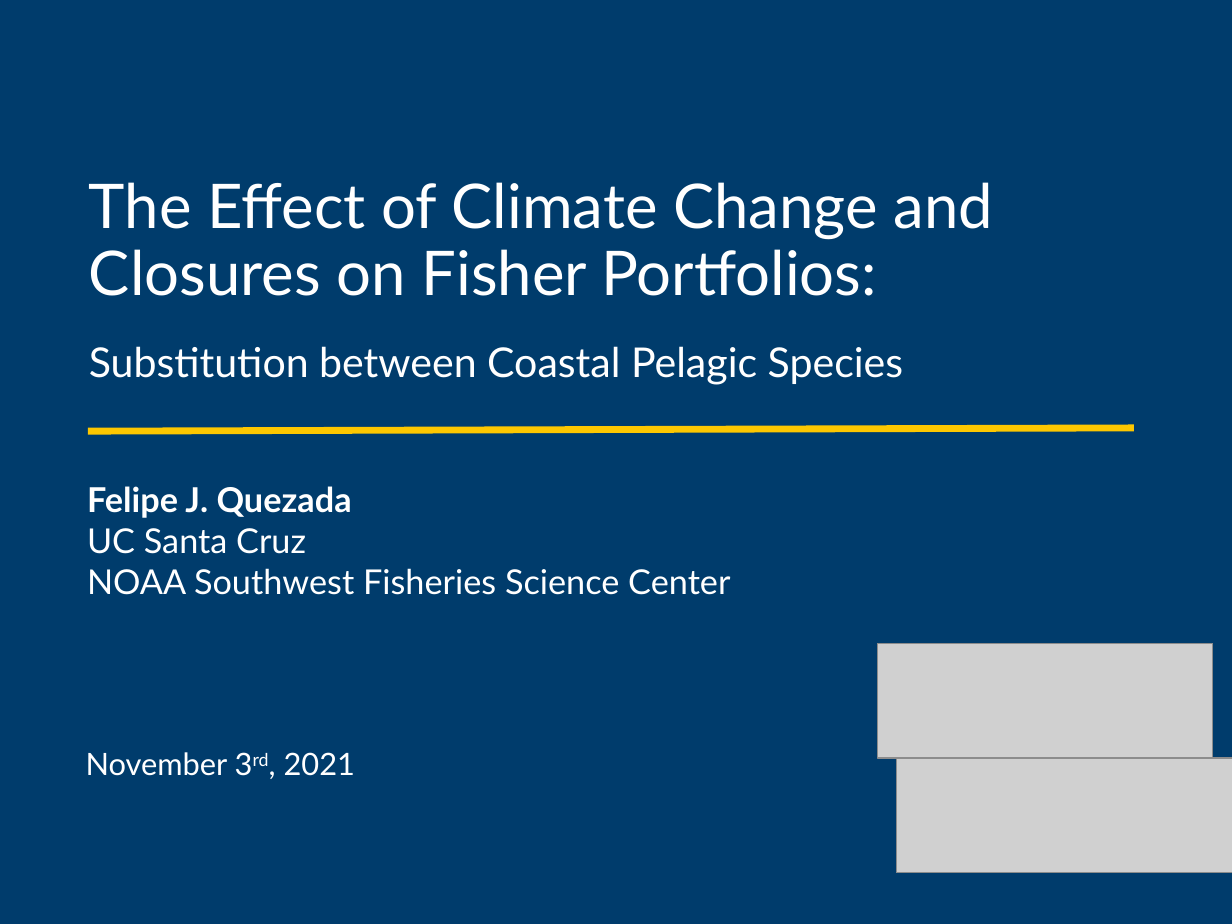
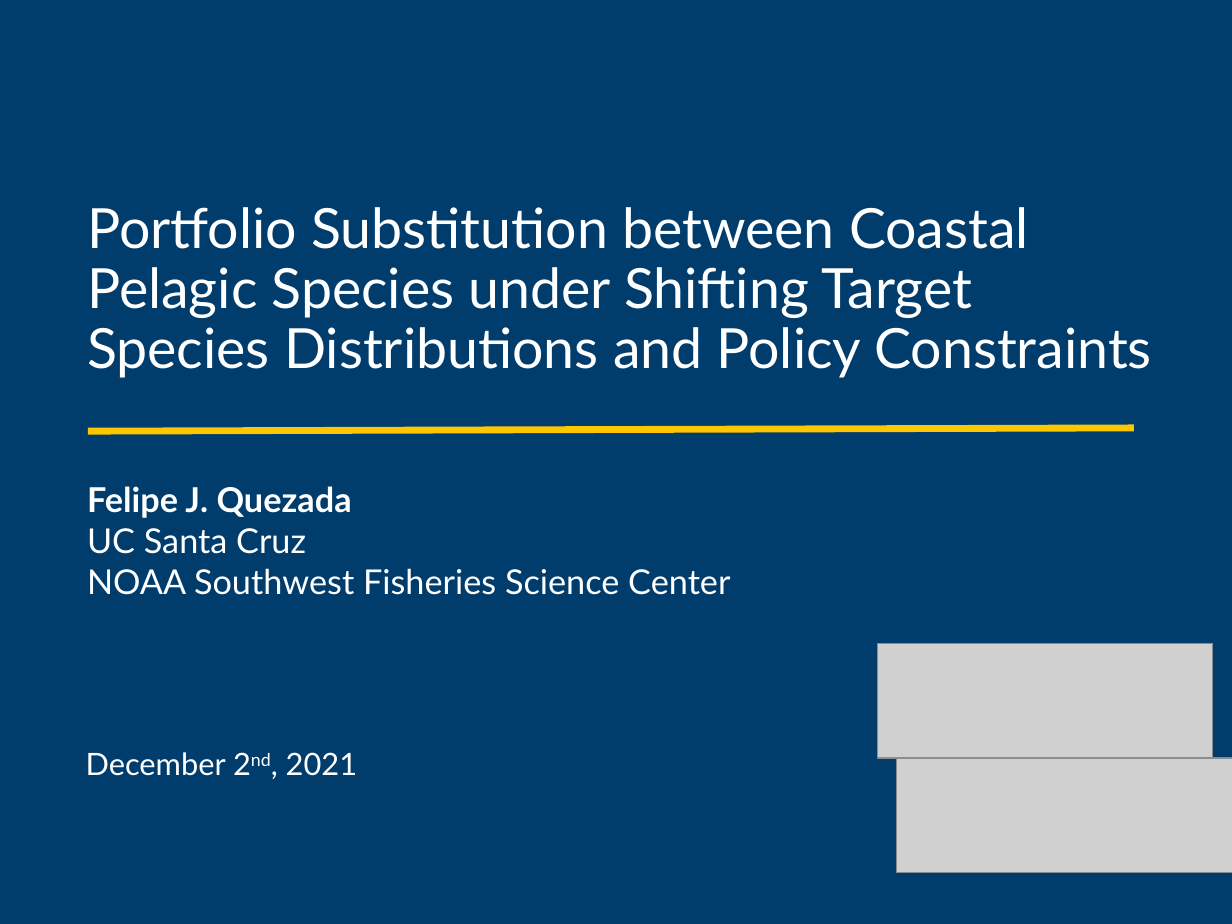
Before and after one commit to futureseas/EconAnalysis, a slide deck: slide 1 of Slides/slides_landing_FQE.pptx. Drawn at 1232x924 pixels with LibreOffice and Linux fonts; fonts in the diff are those of the drawing; grey boxes stand for pictures. Boxes give left, top, right and bottom in pixels: in the first picture for what was removed or moved away, otherwise in the second. Text is boxed around its words. In the diff, an @@ line names an element or a change of style, - is before the commit and + after.

```diff
--- a/Slides/slides_landing_FQE.pptx
+++ b/Slides/slides_landing_FQE.pptx
@@ title at <box>87,207,1152,378</box>: text changed; size 36 to 32.4 pt @@
-The Effect of Climate Change and Closures on Fisher Portfolios:
+Portfolio Substitution between Coastal Pelagic Species under Shifting Target Species Distributions and Policy Constraints
@@ subtitle removed at <box>89,346,903,385</box> @@
-Substitution between Coastal Pelagic Species
@@ text at <box>86,752,357,776</box>: text changed @@
-November 3rd, 2021
+December 2nd, 2021
```
Also in this commit, not shown: 1 other slide changed.
